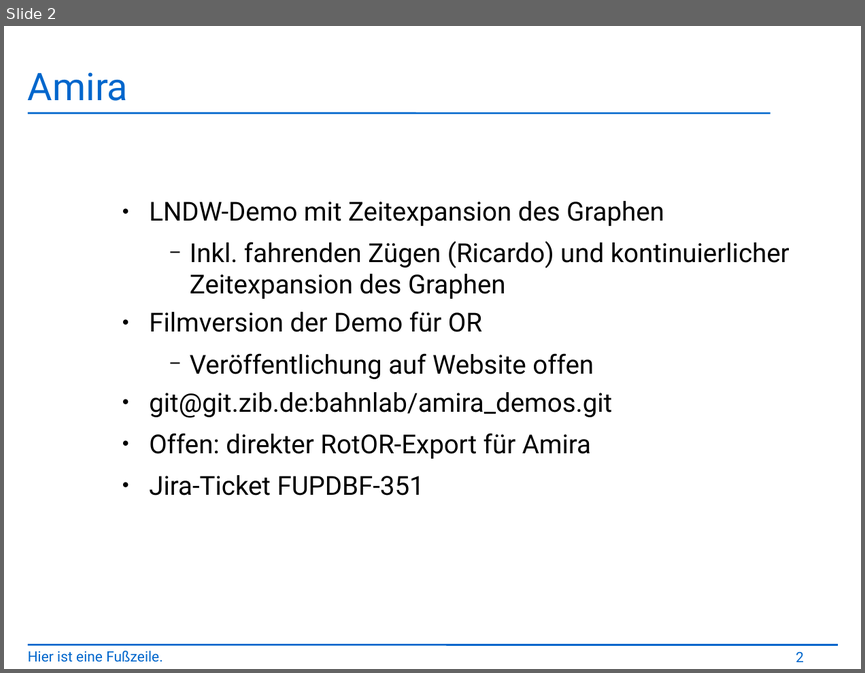
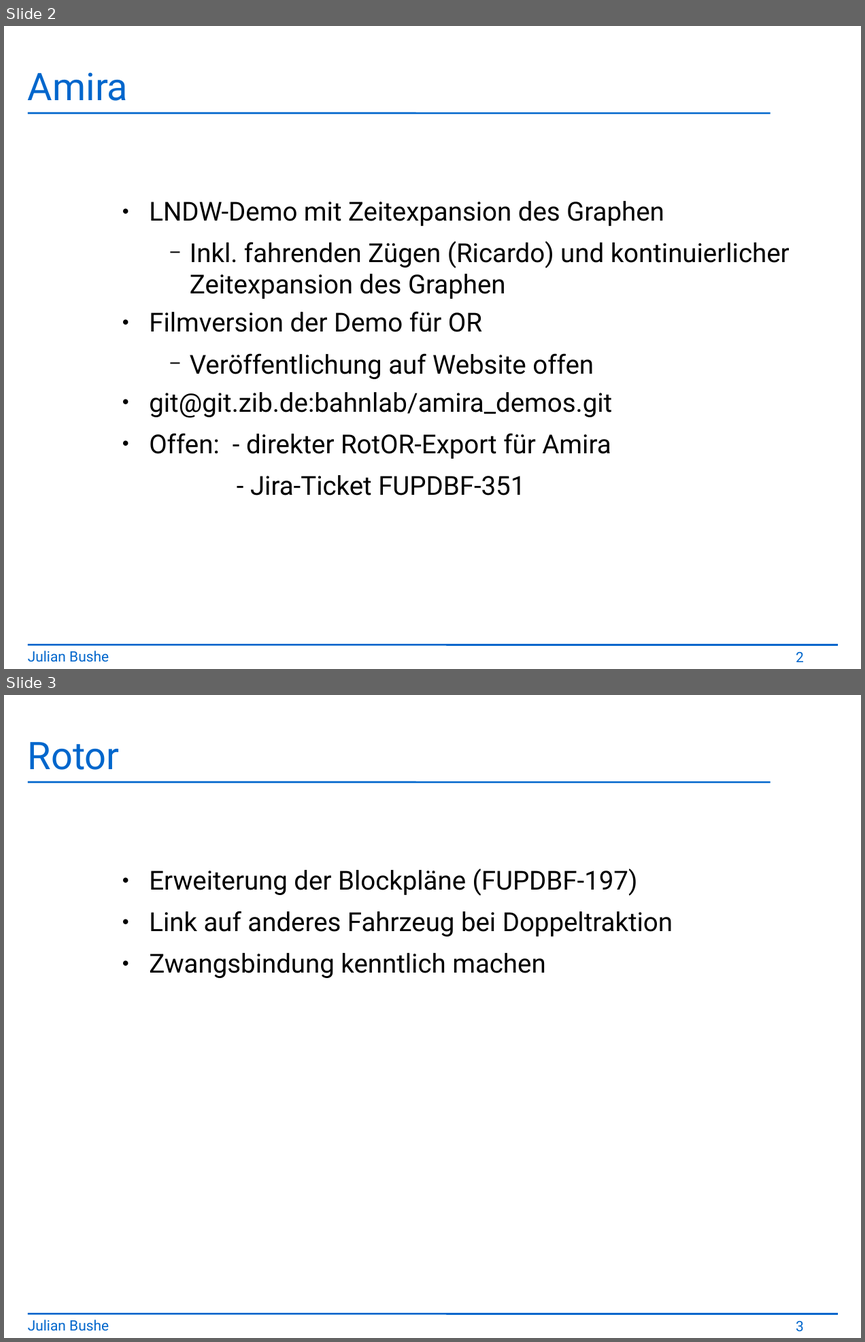
Before and after one commit to jbushe/presentations, a slide deck: presentation.odp. Shown one above the other, each under a label of ours: slide 2 before the commit, slides 2 and 3 after it. The pictures are 865x673 and 865x1342 pixels, drawn with LibreOffice and Linux fonts; fonts in the diff are those of the drawing; background and template pictures are left out. Boxes give left, top, right and bottom in pixels: in the first picture for what was removed or moved away, otherwise in the second. Text is boxed around its words. In the diff, an @@ line names an element or a change of style, - is before the commit and + after.

```diff
--- a/presentation.odp
+++ b/presentation.odp
@@ slide 3 added at <box>4,695,861,1338</box>, background #FFFFFF; not listed: 2 template elements that a slide beside it also shows @@
@@ title added at <box>28,742,120,770</box>, 32 pt, text #0066CC @@
+Rotor
@@ text added at <box>149,868,672,978</box>, 22 pt, text #000000 @@
+    ● Erweiterung der Blockpläne (FUPDBF-197)
+    ● Link auf anderes Fahrzeug bei Doppeltraktion
+    ● Zwangsbindung kenntlich machen
@@ text added at <box>28,1319,109,1331</box>, 12 pt, text #0066CC @@
+Julian Bushe
@@ page number added at <box>796,1321,804,1331</box>, 12 pt, text #0066CC @@
+3
@@ slide 2 changed as well @@
@@ text at <box>149,433,611,495</box>: text changed @@
-    ● Offen: direkter RotOR-Export für Amira
-    ● Jira-Ticket FUPDBF-351
+    ● Offen: - direkter RotOR-Export für Amira
+        - Jira-Ticket FUPDBF-351
@@ text at <box>28,650,109,662</box>: text changed @@
-Hier ist eine Fußzeile.
+Julian Bushe
```
Also in this commit, not shown: 3 other slides changed, 2 other slides added, 2 slides removed, 1 other file.
